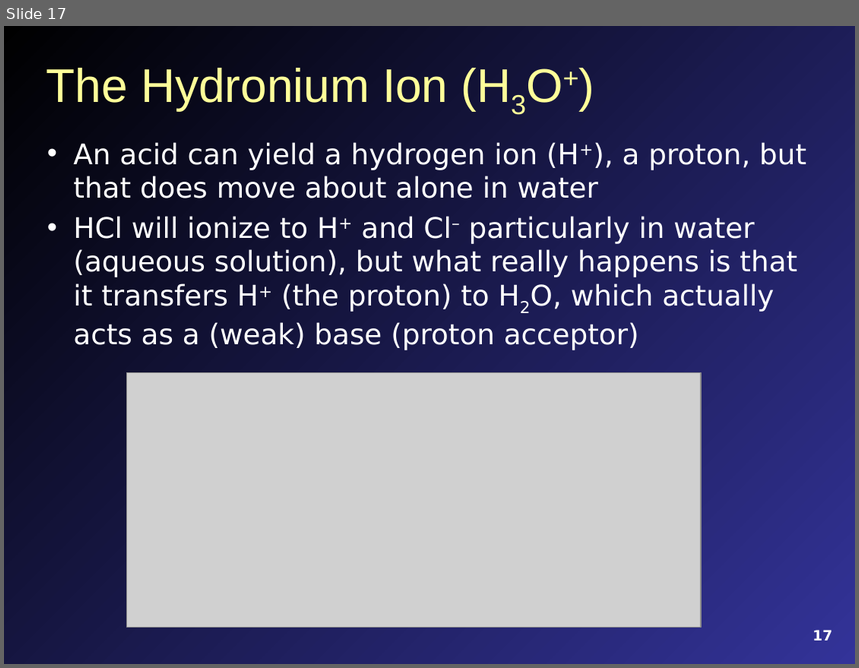
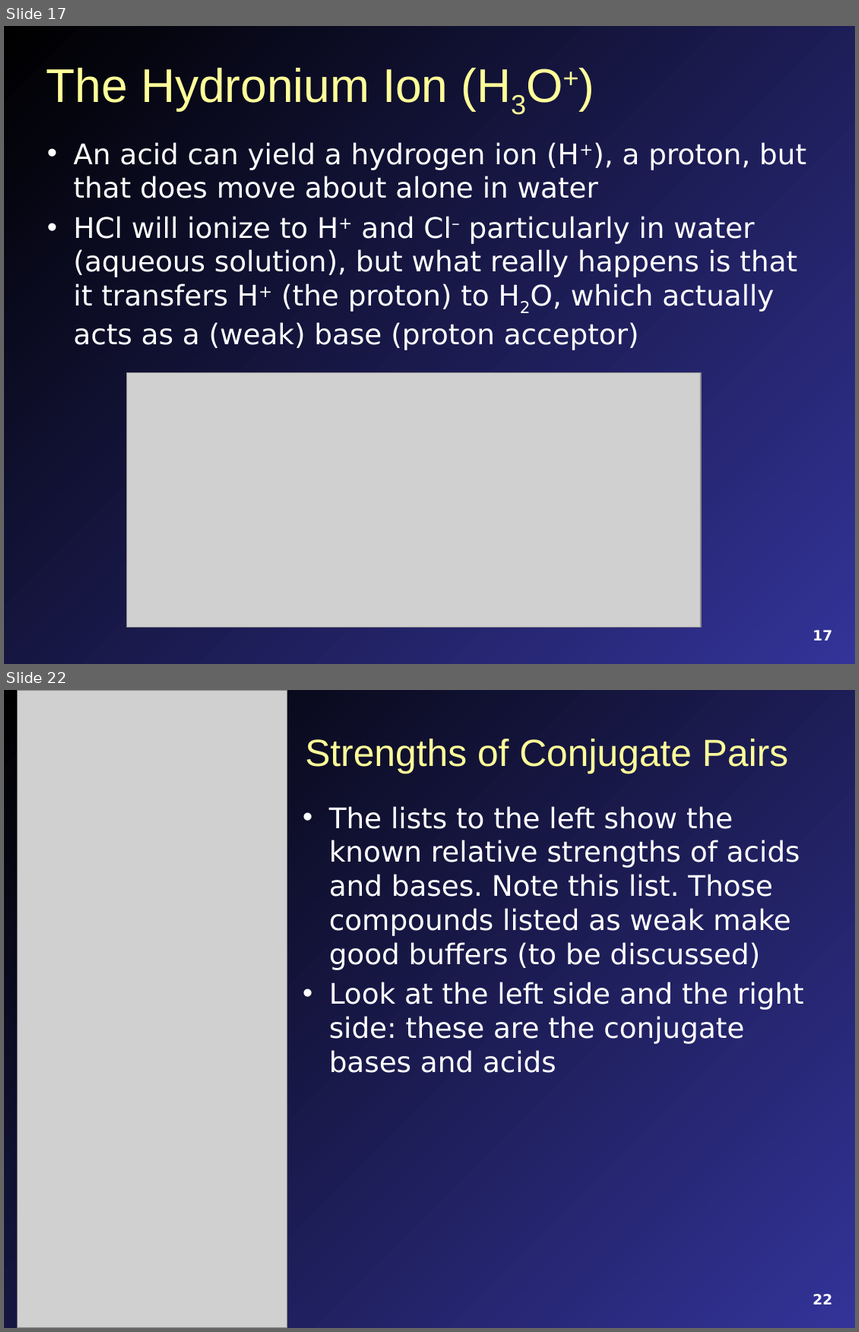
Before and after one commit to mavigozler/mavigozler.github.io, a slide deck: Teaching/Chemistry/Lecture Slides/FCC Chem 3A Chap 12 Content.pptx. Shown one above the other, each under a label of ours: slide 17 before the commit, slides 17 and 22 after it; the slides between them are not shown. The pictures are 859x668 and 859x1332 pixels, drawn with LibreOffice and Linux fonts; fonts in the diff are those of the drawing; grey boxes stand for pictures. Boxes give left, top, right and bottom in pixels: in the first picture for what was removed or moved away, otherwise in the second. Text is boxed around its words. In the diff, an @@ line names an element or a change of style, - is before the commit and + after.

```diff
--- a/Teaching/Chemistry/Lecture Slides/FCC Chem 3A Chap 12 Content.pptx
+++ b/Teaching/Chemistry/Lecture Slides/FCC Chem 3A Chap 12 Content.pptx
@@ slide 22 added at <box>4,690,855,1328</box>, background gradient #000000 to #333399 @@
@@ picture added at <box>17,690,287,1328</box> @@
@@ title added at <box>305,739,788,774</box>, 32 pt, text #FFFF99 @@
+Strengths of Conjugate Pairs
@@ text added at <box>329,806,804,1073</box>, 24 pt, text #FFFFFF @@
+• The lists to the left show the known relative strengths of acids and bases. Note this list. Those compounds listed as weak make good buffers (to be discussed)
+• Look at the left side and the right side: these are the conjugate bases and acids
@@ page number added at <box>813,1294,832,1305</box>, 12 pt, text #FFFFFF, bold @@
+22
```
Also in this commit, not shown: 27 other slides added, 2 slides removed, 5 other files.
